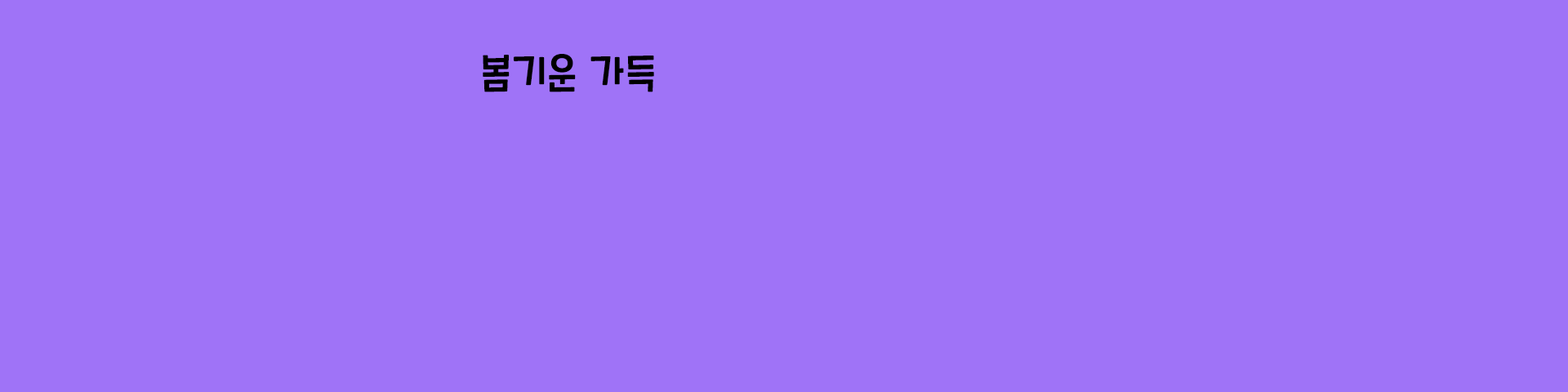
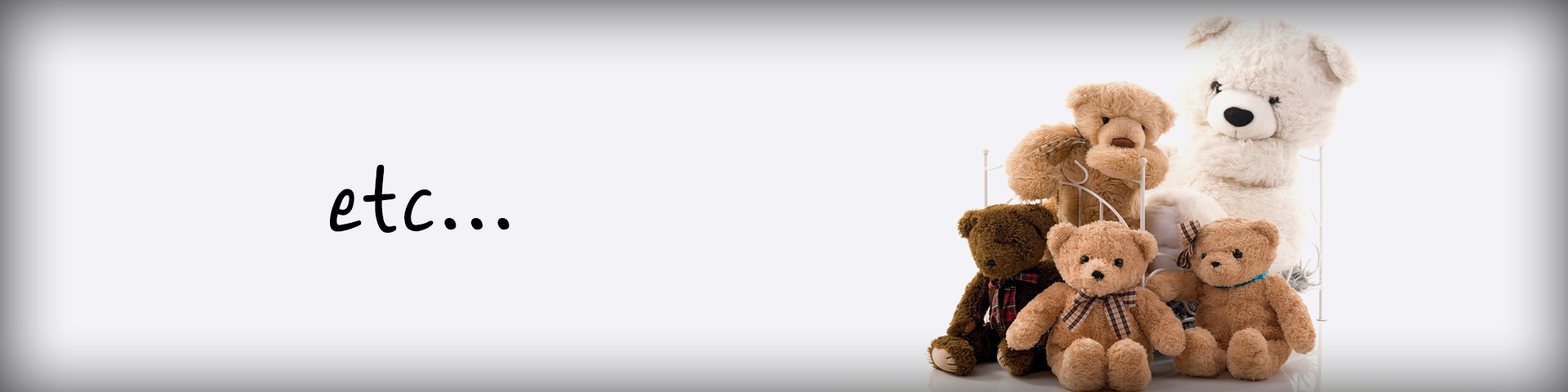
Layered file, before and after one edit (w=1568, h=392). Changes by layer:
removed layer "봄기운 가득" over bbox(482, 53, 655, 93)
added group "Group 1" with 4 layers above "Background" over bbox(0, 0, 1568, 392)
added layer "etc..." in group "Group 1" over bbox(329, 164, 510, 233)
added layer "Layer 12" (darken) in group "Group 1" over bbox(842, 0, 1475, 392)
moved "Rectangle 1" into group "Group 1" over bbox(0, 0, 1568, 392)
